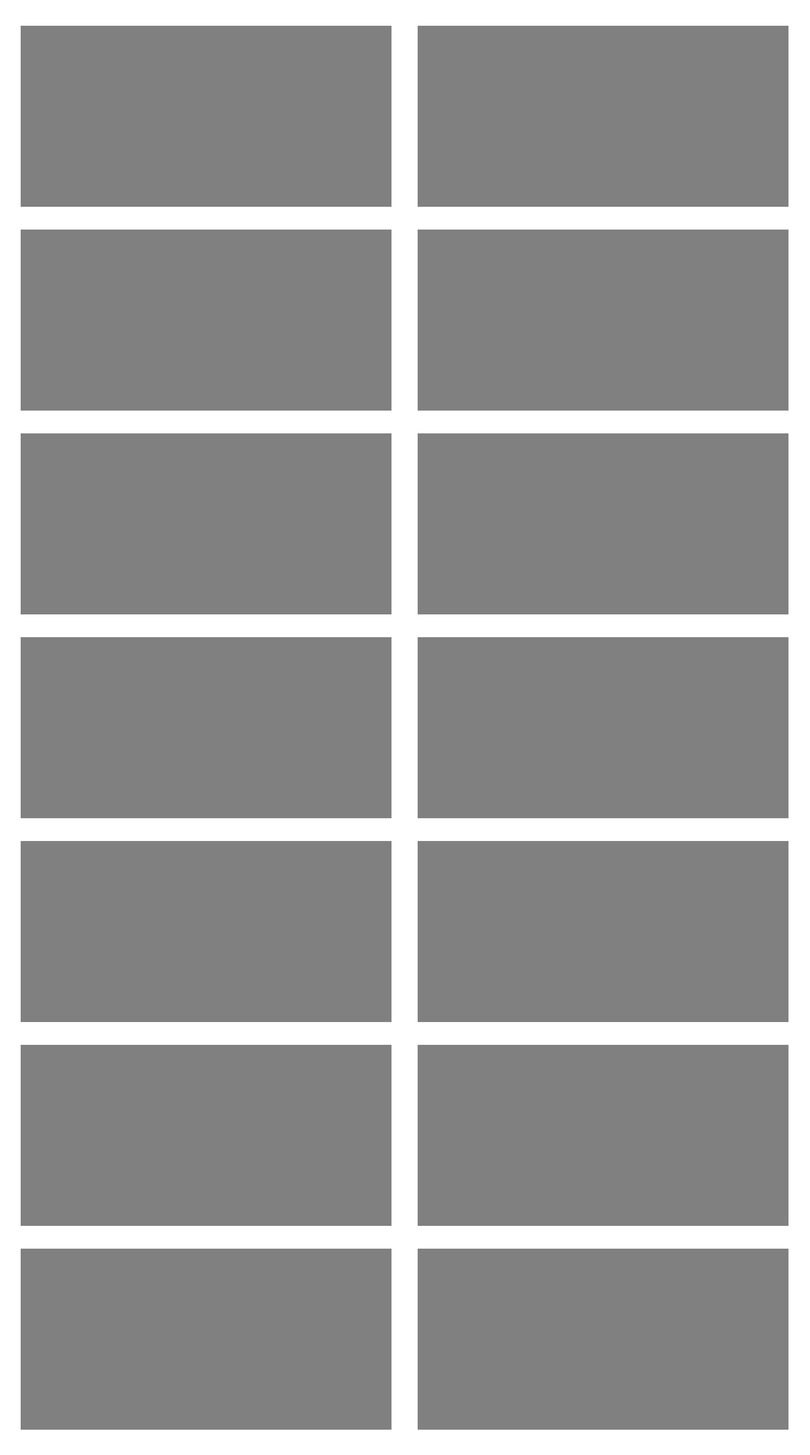
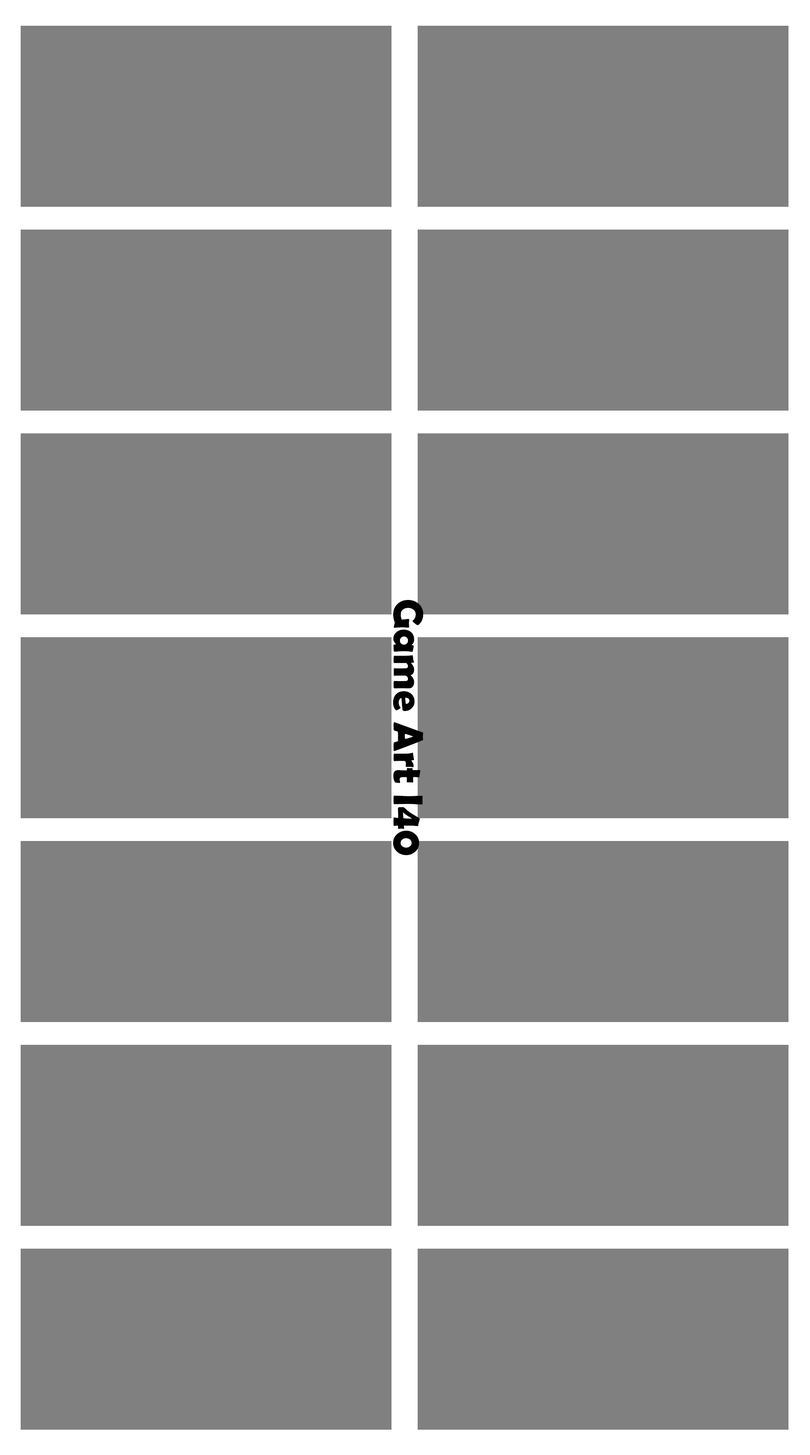
Revision of a layered w=810, h=1455 image; what changed, layer by layer:
added layer "Game Art I40" above "ProjectParts" over [392, 599, 424, 856]
